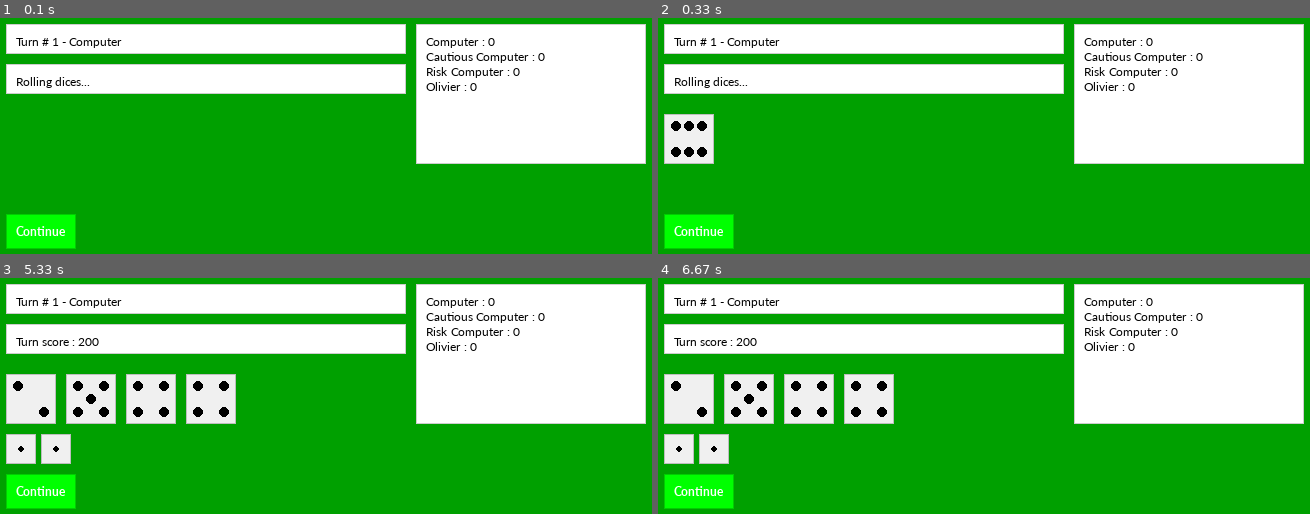
Above: before the commit, frames 1-4 (two rows, left to right).
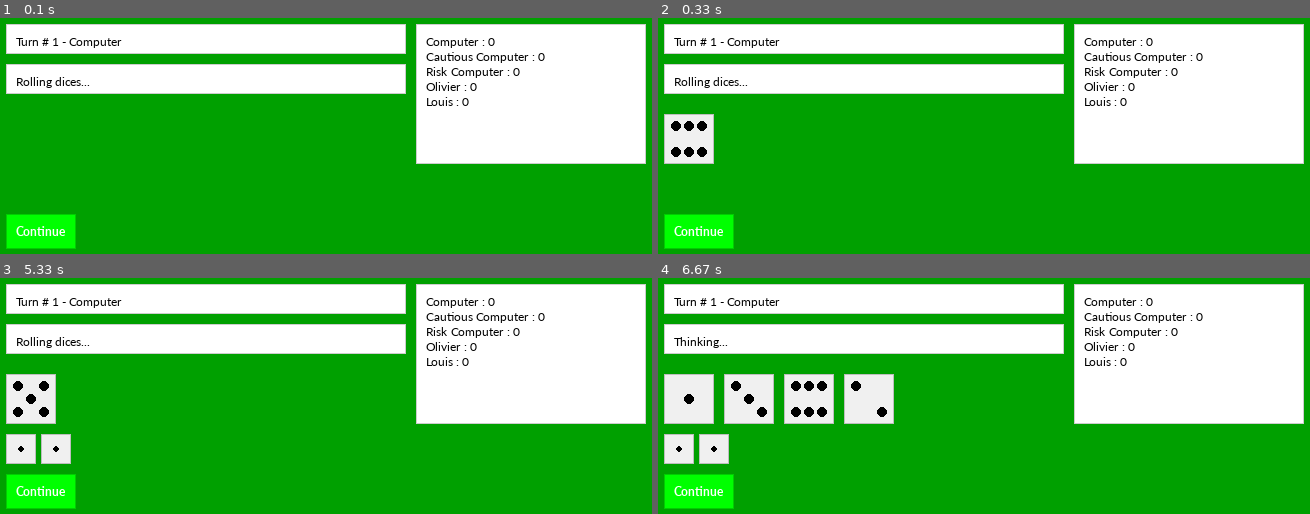
Above: after the commit, the same moments.

Repository: OlivierIrac/experiments
Game: pygame game, started from FarkleDiceGame/pygameMain.py
The game is run twice, just before and just after one commit, with the same random seed, the same clock (stepped at 60 frames per second) and the same inputs.
Inputs (mouse positions are in pixels of both pictures, inside the frame that each line leads up to):
- Up to frame 1 (0.1 s): no input
- Up to frame 2 (0.33 s): no input
- Up to frame 3 (5.33 s): tap Enter at 0.33 s; press the mouse at (91, 398) at 1.2 s; move the mouse to (273, 396) at 1.3 s; release the mouse at (456, 396) at 1.43 s; click (84, 426) at 1.55 s; press the mouse at (91, 398) at 2.37 s; move the mouse to (156, 431) at 2.47 s; release the mouse at (228, 464) at 2.6 s; press the mouse at (528, 353) at 3.2 s; move the mouse to (528, 403) at 3.3 s; release the mouse at (528, 450) at 3.43 s; press the mouse at (58, 447) at 3.53 s; move the mouse to (241, 398) at 3.63 s; release the mouse at (430, 348) at 3.77 s; click (149, 398) at 3.88 s; press the mouse at (19, 447) at 4.2 s; move the mouse to (221, 429) at 4.3 s; release the mouse at (423, 410) at 4.43 s; click (352, 436) at 5.05 s
- Up to frame 4 (6.67 s): click (1049, 372) at 5.38 s; click (951, 455) at 5.72 s

The runs differ from the first frame. In frame 1, less than 0.1% of the frame differs, in the area x 65-72%, y 33-38%; in frame 2, less than 0.1%; in frame 3, 5.4%, in the area x 1-72%, y 25-62%; in frame 4, 0.7%.

Commit message:
added auto advance timer when computer turn

Diff:
--- a/FarkleDiceGame/pygameMain.py
+++ b/FarkleDiceGame/pygameMain.py
@@ -16,6 +16,7 @@
     game.addComputerPlayer("Cautious Computer", 0.7)
     game.addComputerPlayer("Risk Computer", 1.3)
     game.addHumanPlayer("Olivier", UI.decideNextMoveUI, UI.wantToFollowUpUI)
+    game.addHumanPlayer("Louis", UI.decideNextMoveUI, UI.wantToFollowUpUI)
     game.play()
 
 
@@ -25,7 +26,9 @@
         self.screen = pygame.display.set_mode((660, 240))
         pygame.display.set_caption('Farkle Dice Game')
         self.clock = pygame.time.Clock()
-        self.diceKeptUpdateEvent = pygame.USEREVENT + 1
+        self.diceKeptUpdateEvent = pygame.USEREVENT + 5
+        self.autoAdvanceEvent = pygame.USEREVENT + 6
+        self.autoAdvanceTime = 5000
         self.animationTime = 200
         self.thinkTime = 1500  # Animation pause time after dice roll for computer to "think"
         self.diceRoll = []
@@ -183,6 +186,12 @@
         # update info box
         msg = "Turn # " + str(game.turn) + " - " + game.players[currentPlayer].name
         self.infoBox.update(msg)
+
+        # set auto advance timer in case computer is playing
+        if(game.players[currentPlayer].kind == "computer"):
+            pygame.time.set_timer(self.autoAdvanceEvent, self.autoAdvanceTime)
+        else:
+            pygame.time.set_timer(self.autoAdvanceEvent, 0)
 
         done = False
         # process Farkle Game events
@@ -289,8 +298,12 @@
                 else:
                     done = True
 
+            # handle timers
             if(event.type == self.diceKeptUpdateEvent):
                 self.updateDiceAnimation()
 
+            if(event.type == self.autoAdvanceEvent):
+                done = True
+
 
 playGame()
